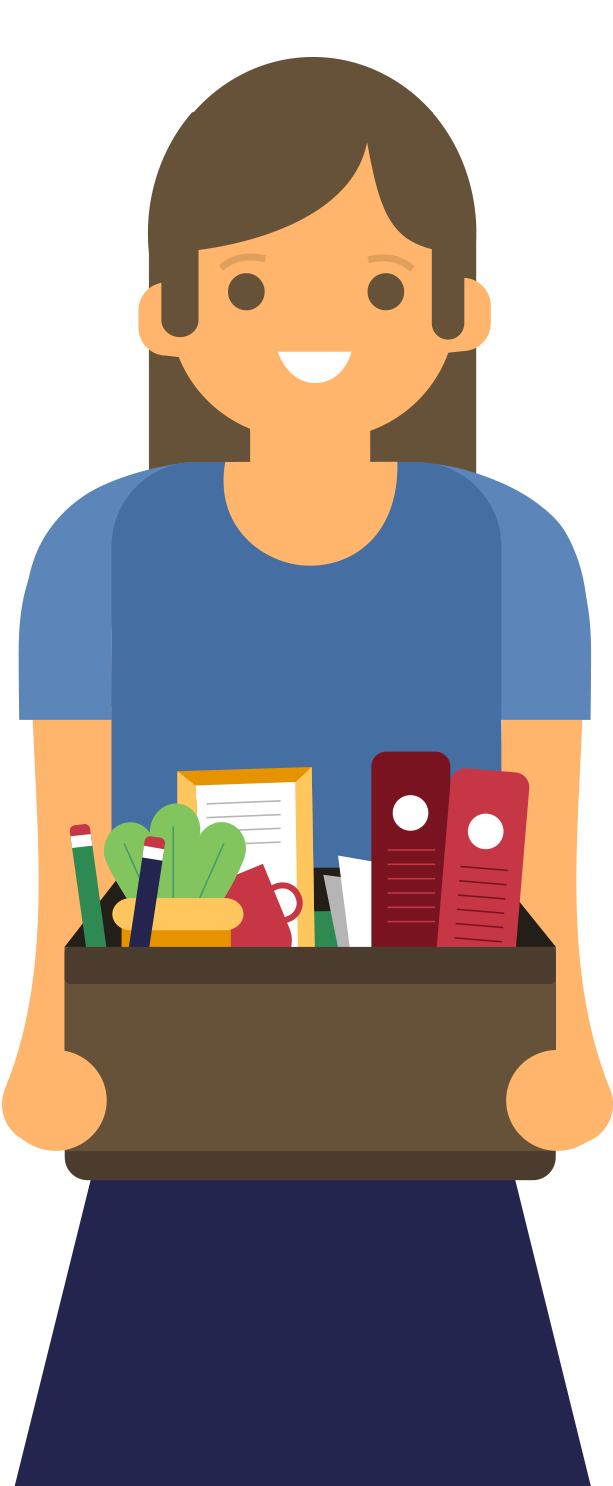
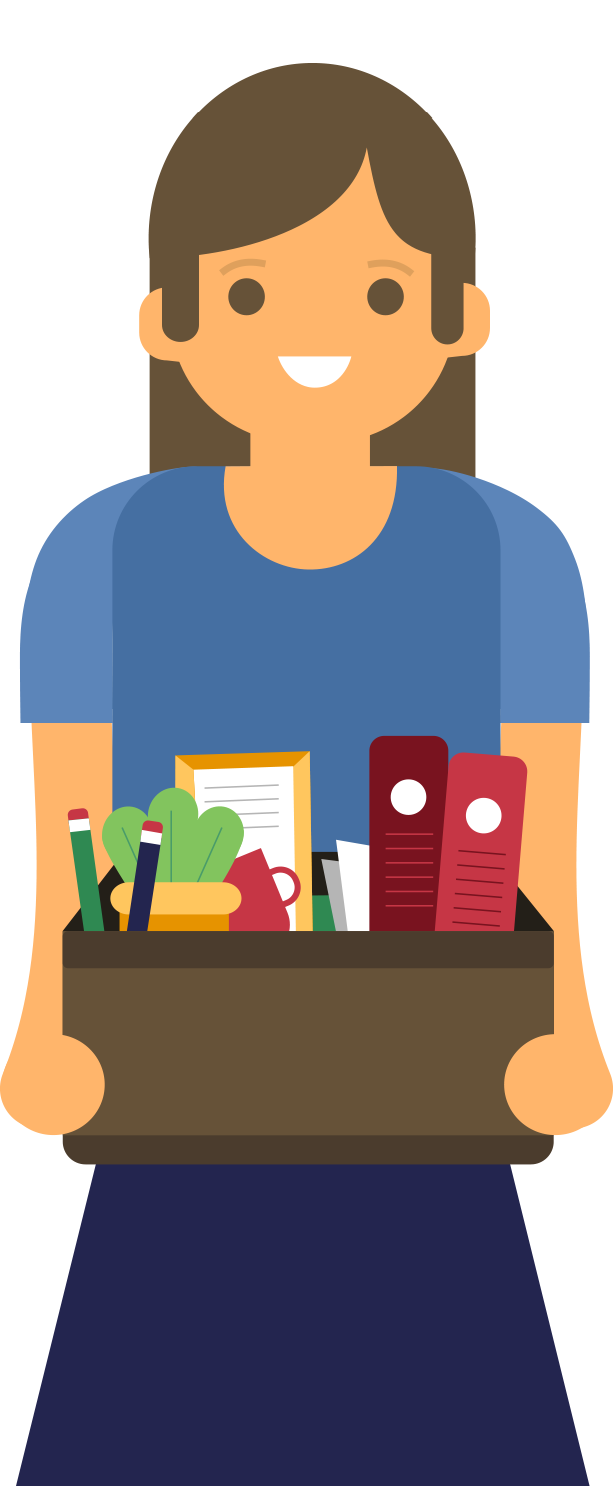
Revision of a layered (613, 1486) image; what changed, layer by layer:
hid "Vector Smart Object" (1st of 12), painted on it over (x1=193, y1=57, x2=433, y2=113)
hid "Vector Smart Object" (2nd of 12), painted on it over (x1=0, y1=67, x2=613, y2=1486)
added layer "Vector Smart Object" (3rd of 12) above "Vector Smart Object" over (x1=198, y1=63, x2=427, y2=113)
added layer "Vector Smart Object" (4th of 12) above "Vector Smart Object" over (x1=0, y1=73, x2=613, y2=1486)
